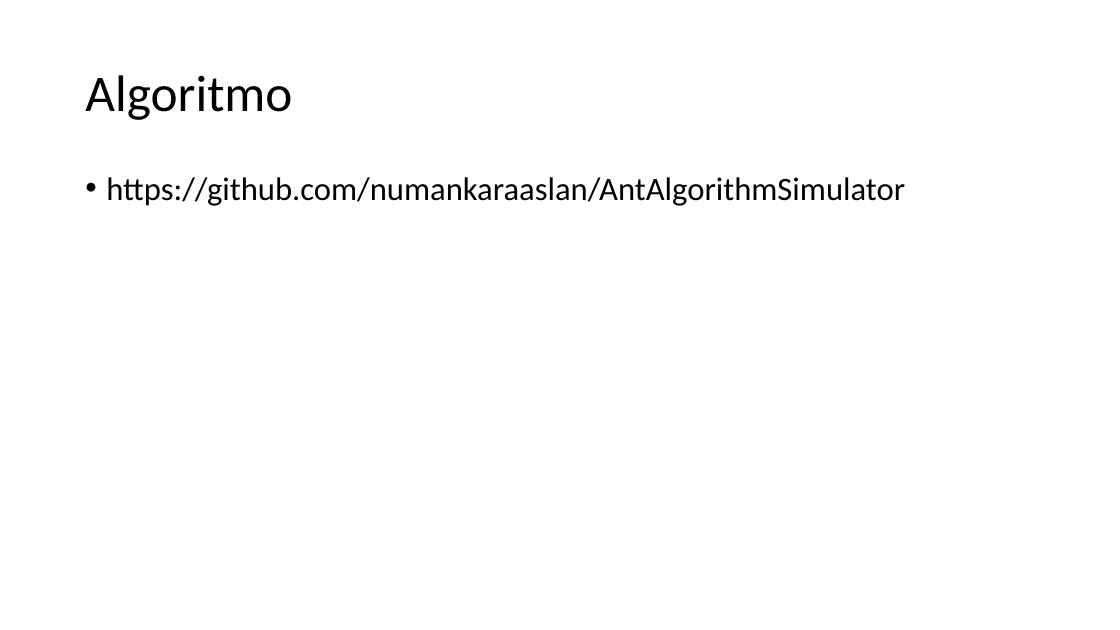
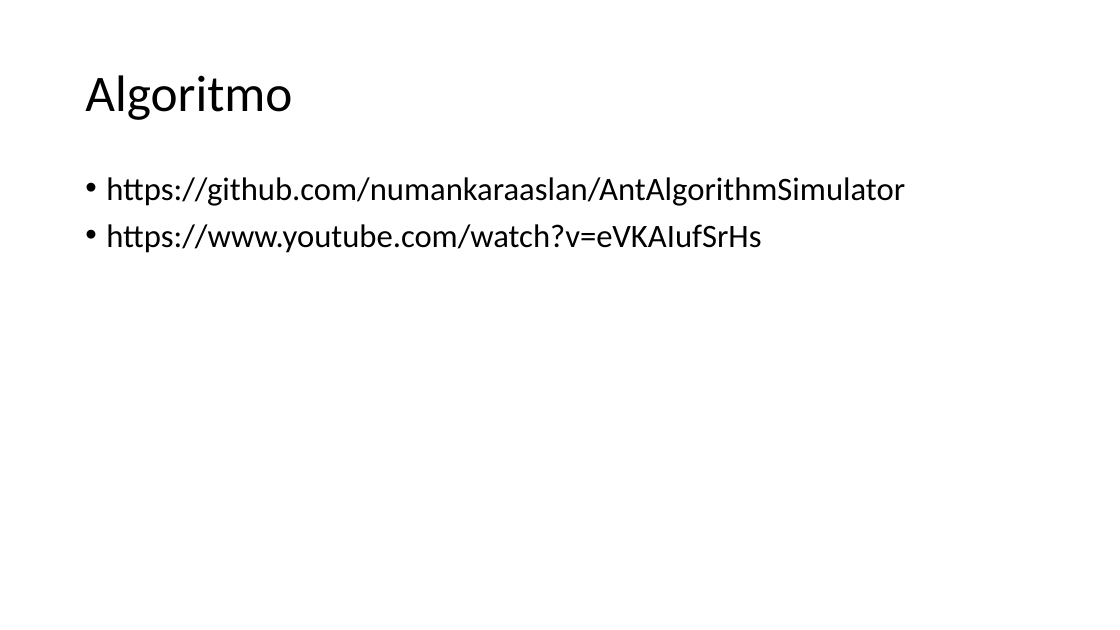
Before and after one commit to lukasharing/Qytetet, a slide deck: slide 25 of UCM/PE/ACO/ACO_RAUL_LUKAS_PE.odp. Drawn at 1120x630 pixels with LibreOffice and Linux fonts; fonts in the diff are those of the drawing. Boxes give left, top, right and bottom in pixels: in the first picture for what was removed or moved away, otherwise in the second. Text is boxed around its words. In the diff, an @@ line names an element or a change of style, - is before the commit and + after.

```diff
--- a/UCM/PE/ACO/ACO_RAUL_LUKAS_PE.odp
+++ b/UCM/PE/ACO/ACO_RAUL_LUKAS_PE.odp
@@ text at (106,224,761,253): paragraph added @@
+• https://www.youtube.com/watch?v=eVKAIufSrHs
```
Also in this commit, not shown: 18 other slides changed, 18 other files.
